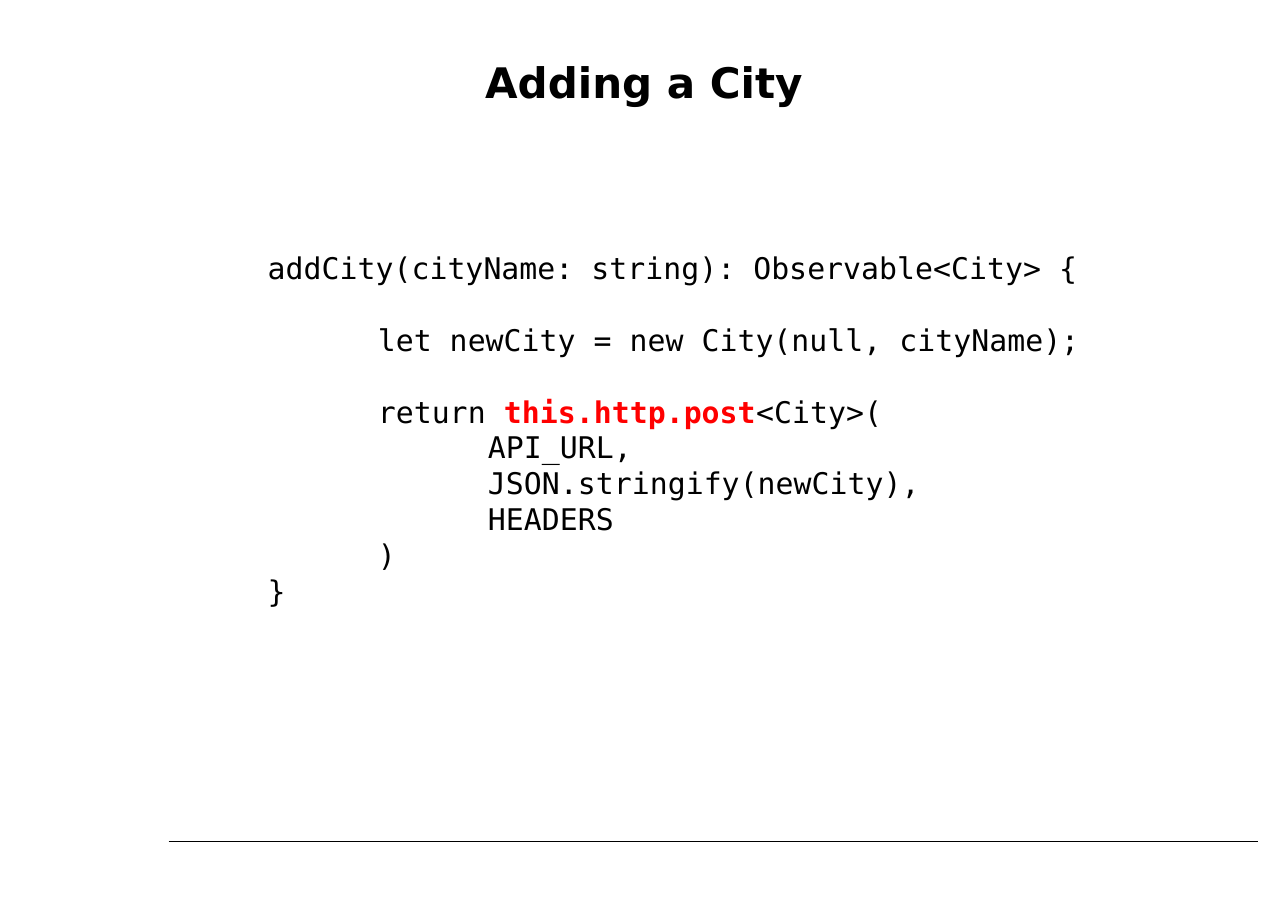
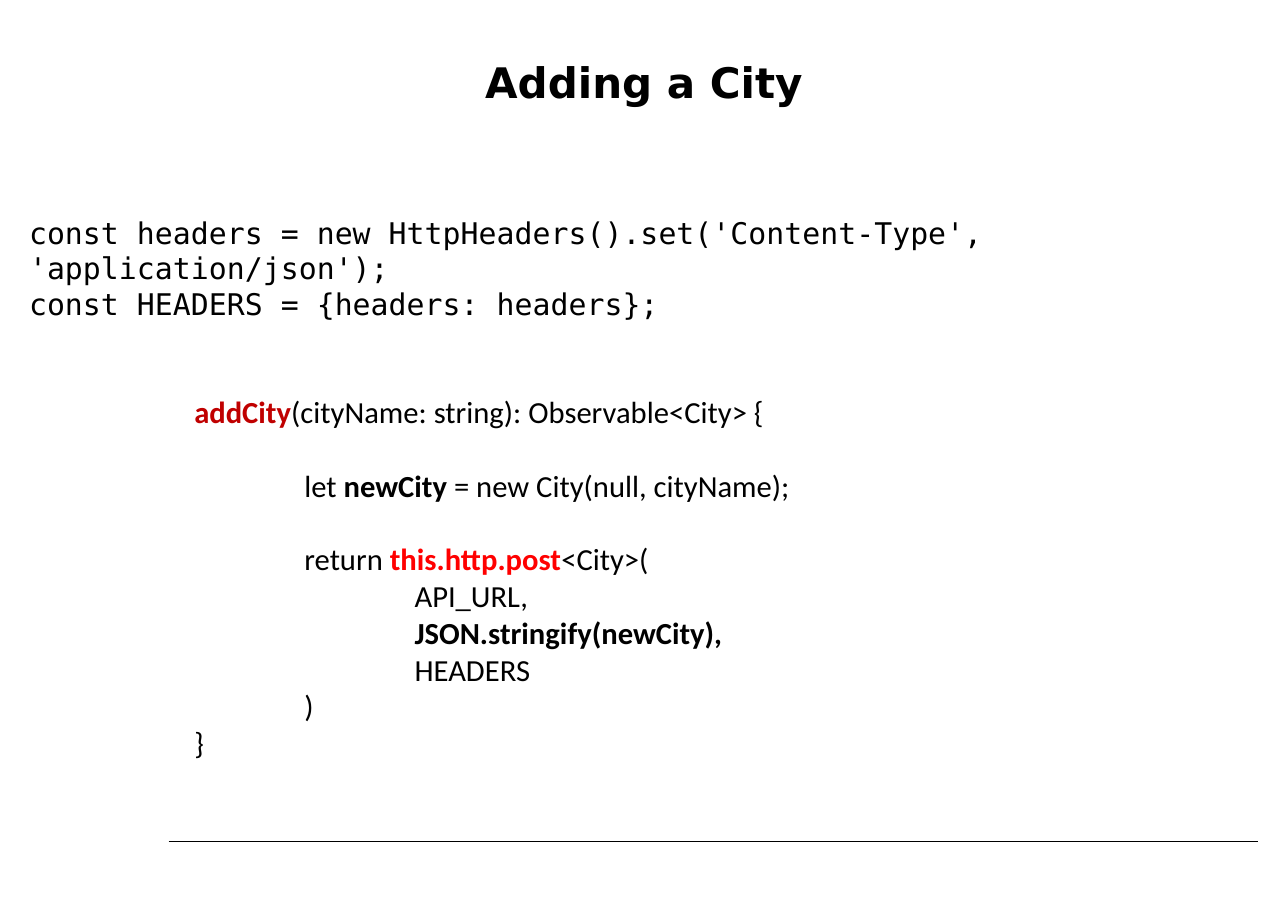
Before and after one commit to petereijgermans11/workshop-angular7, a slide deck: slide 38 of PPT/03- Angular Service.pptx (slide 39 before the commit). Drawn at 1288x911 pixels with LibreOffice and Linux fonts; fonts in the diff are those of the drawing. Boxes give left, top, right and bottom in pixels: in the first picture for what was removed or moved away, otherwise in the second. Text is boxed around its words. In the diff, an @@ line names an element or a change of style, - is before the commit and + after.

```diff
--- a/PPT/03- Angular Service.pptx
+++ b/PPT/03- Angular Service.pptx
@@ text "const headers = new HttpHeaders().set('Content-Type', ...": place and size @@
-text "const headers = new HttpHeaders().set('Content-Type', ..." at [268,256,1079,531]
+text "const headers = new HttpHeaders().set('Content-Type', ..." at [29,221,982,682]
@@ text at [29,221,982,320]: paragraphs added @@
+const headers = new HttpHeaders().set('Content-Type', 'application/json');
+const HEADERS = {headers: headers};
@@ text at [194,400,790,682]: size 19.5 to 20 pt, font DejaVu Sans Mono to Calibri in "addCity(cityName: string): Observable<City> {", "let newCity = new City(null, cityName);", "return this.http.post<City>(", "API_URL," and 4 more places; text colour #000000 to #C00000 in "addCity(cityName:"; bold on in "addCity(cityName:", "newCity", "JSON.stringify(newCity),"; list level 1 to 4 in "addCity(cityName: string): Observable<City> {"; list level 1 to 4 in "let newCity = new City(null, ..."; list level 1 to 4 in "return this.http.post<City>("; list level 1 to 4 in "API_URL,"; list level 1 to 4 in "JSON.stringify(newCity),"; list level 1 to 4 in "HEADERS"; list level 1 to 4 in ")"; list level 1 to 4 in "}" @@
```
Also in this commit, not shown: 8 other slides changed, 1 slide removed, 6 other files.
